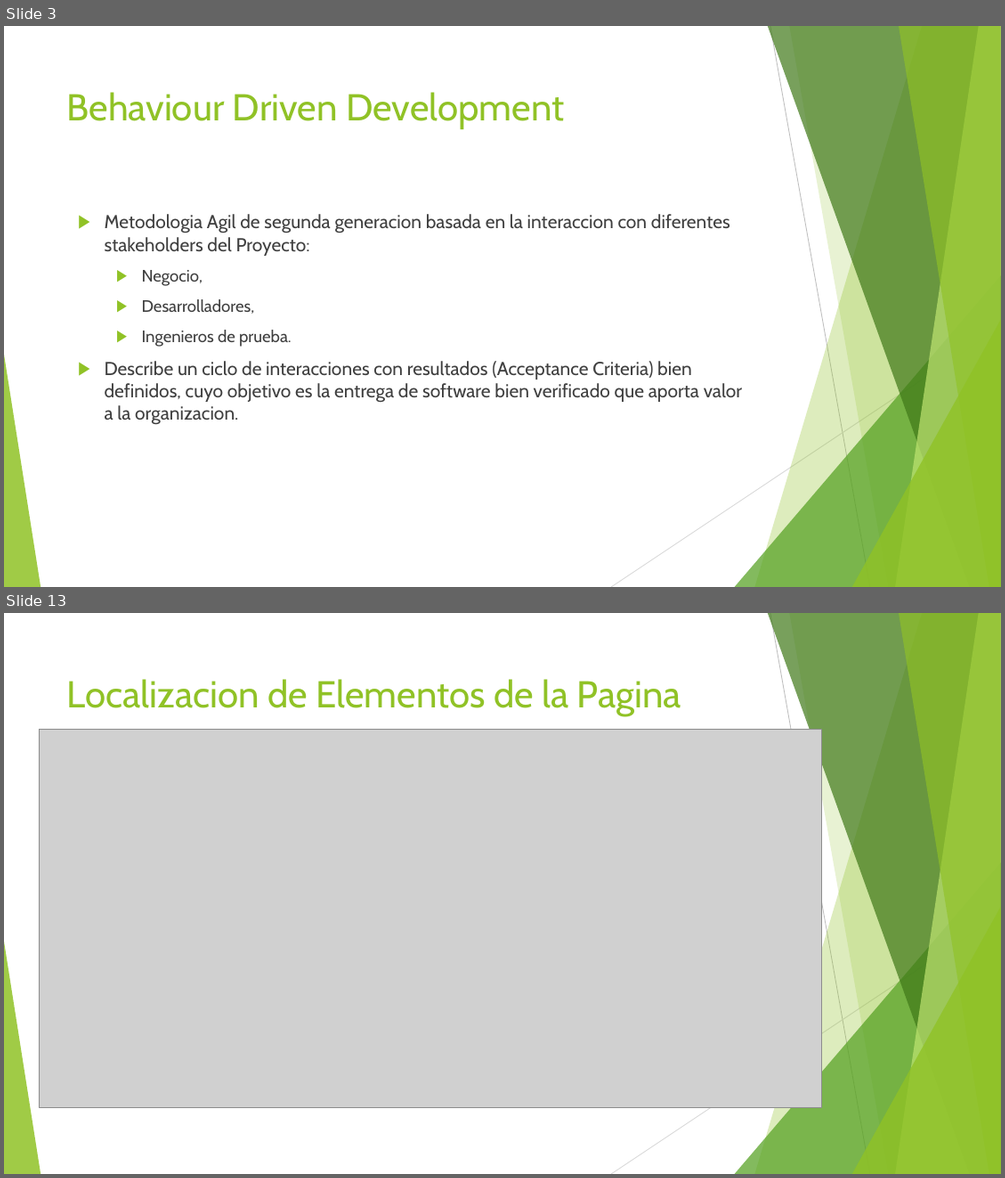
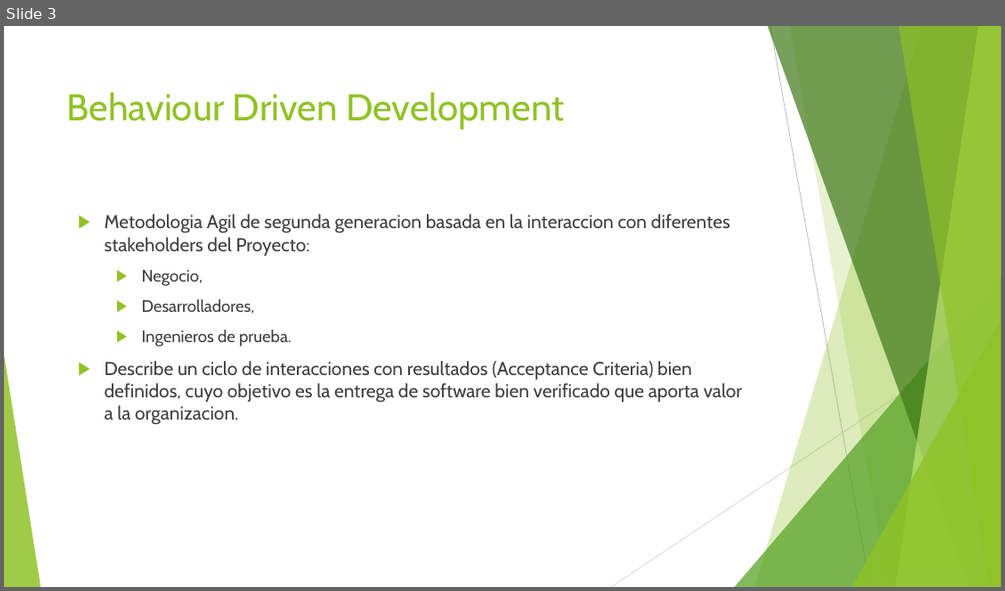
Before and after one commit to jomarnavarro/pepinazo, a slide deck: slides/Selenium Cucumber.pptx. Shown one above the other, each under a label of ours: slides 3 and 13 before the commit, slide 3 after it; the slides between them are not shown. The pictures are 1005x1178 and 1005x591 pixels, drawn with LibreOffice and Linux fonts; fonts in the diff are those of the drawing; grey boxes stand for pictures. Boxes give left, top, right and bottom in pixels: in the first picture for what was removed or moved away, otherwise in the second. Text is boxed around its words. In the diff, an @@ line names an element or a change of style, - is before the commit and + after.

```diff
--- a/slides/Selenium Cucumber.pptx
+++ b/slides/Selenium Cucumber.pptx
@@ slide 13 removed at box(4, 613, 1001, 1174), background #FFFFFF; not listed: 10 template elements that a slide beside it also shows @@
@@ title removed at box(67, 679, 681, 716) @@
-Localizacion de Elementos de la Pagina
@@ picture removed at box(39, 730, 821, 1108) @@
```
Also in this commit, not shown: 2 slides changed, 4 slides added, 22 other slides removed.
